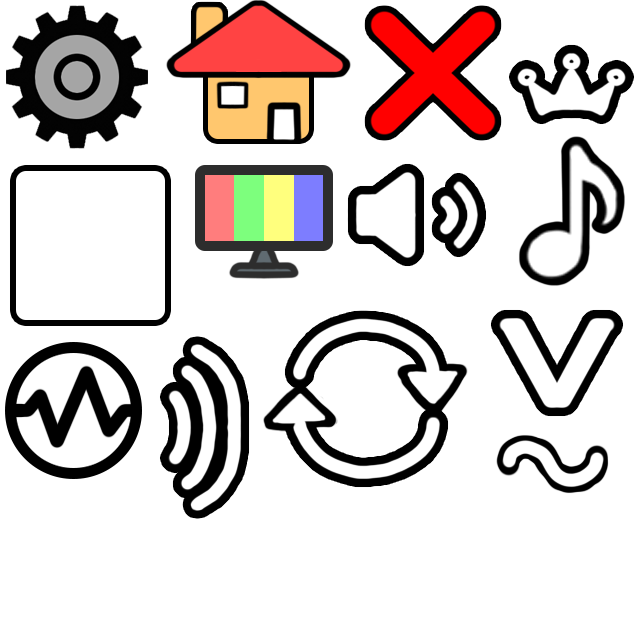
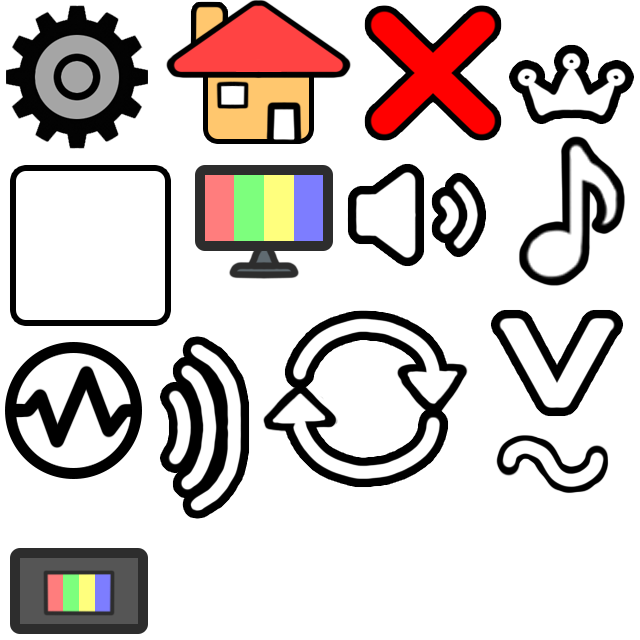
The second 640×640 image is a revision of the first. Changes to its layers:
added group "Fullscreen" with 4 layers above "V-Sync" over [10, 548, 148, 634]
added layer "Rounded Rectangle 2 copy" in group "Fullscreen" over [10, 548, 148, 634]
added layer "Layer 22" in group "Fullscreen" over [43, 569, 115, 616]
added layer "Layer 9 copy" in group "Fullscreen" over [46, 573, 112, 613]
added layer "Layer 21" in group "Fullscreen" over [18, 553, 141, 631]
